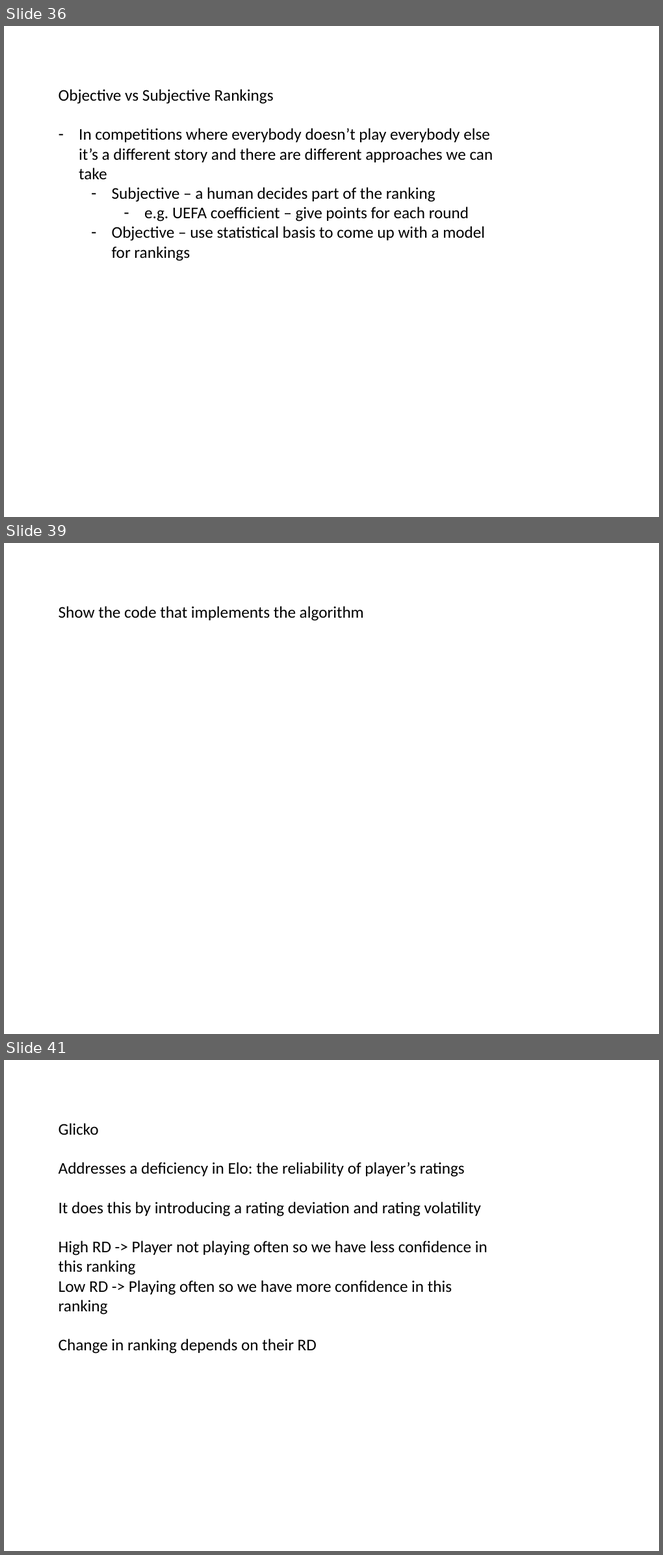
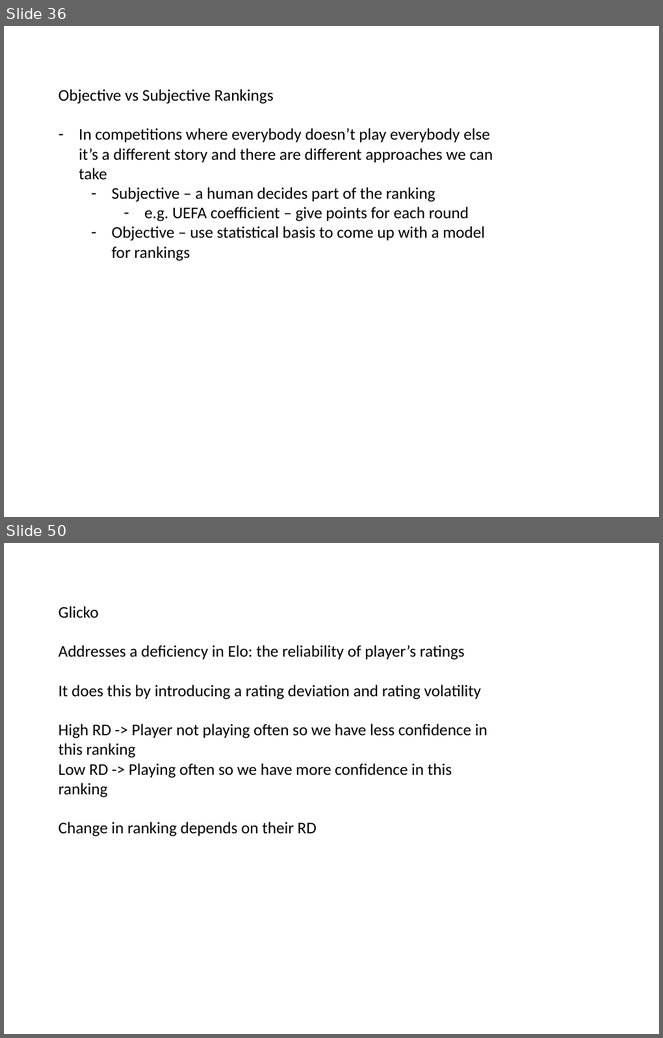
Before and after one commit to mneedham/ranking-algorithms, a slide deck: data-science-london.pptx. Shown one above the other, each under a label of ours: slides 36, 39 and 41 before the commit, slides 36 and 50 after it; the slides between them are not shown. The pictures are 663x1555 and 663x1038 pixels, drawn with LibreOffice and Linux fonts; fonts in the diff are those of the drawing. Boxes give left, top, right and bottom in pixels: in the first picture for what was removed or moved away, otherwise in the second. Text is boxed around its words. In the diff, an @@ line names an element or a change of style, - is before the commit and + after.

```diff
--- a/data-science-london.pptx
+++ b/data-science-london.pptx
@@ slide 39 removed at box(4, 543, 659, 1034), background #FFFFFF @@
@@ text removed at box(59, 606, 364, 621) @@
-Show the code that implements the algorithm
@@ what was slide 41 is now slide 50 @@
```
Also in this commit, not shown: 2 slides changed, 13 slides added, 2 other slides removed, 4 other files.
